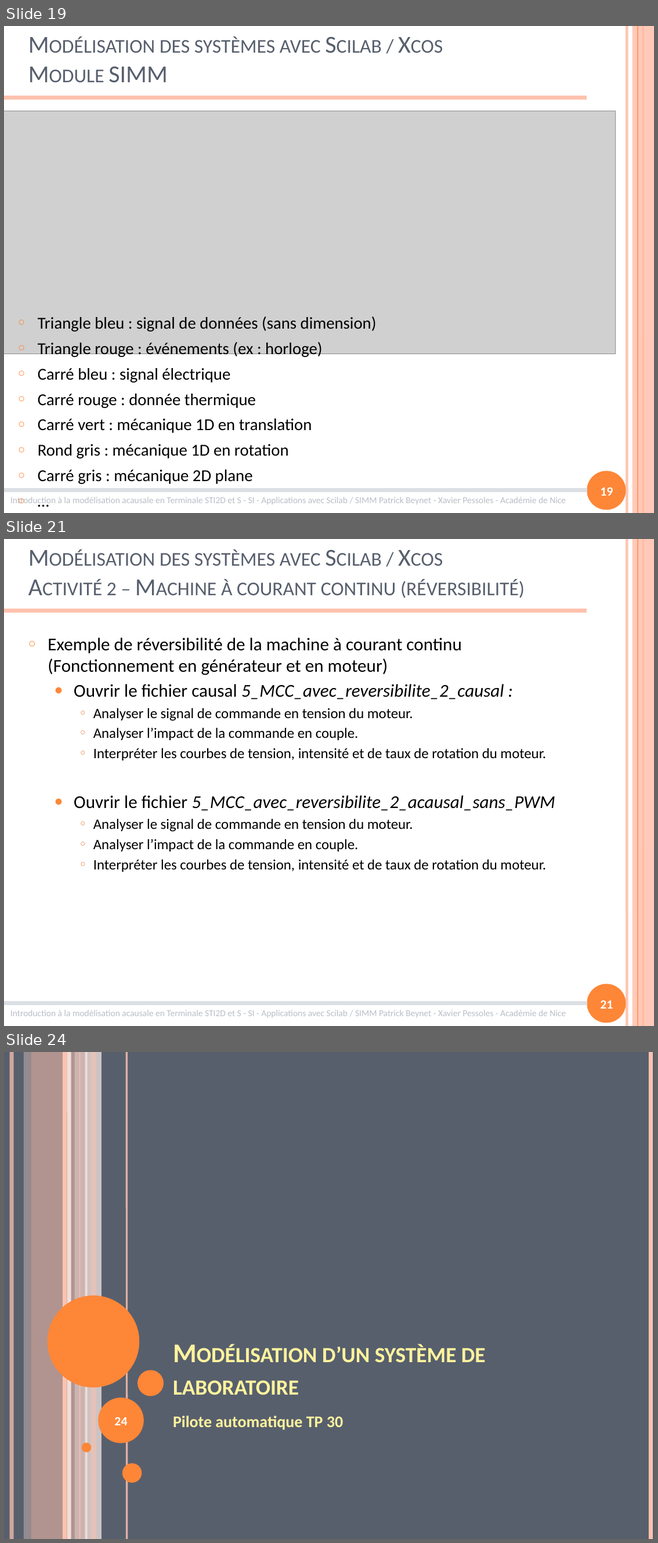
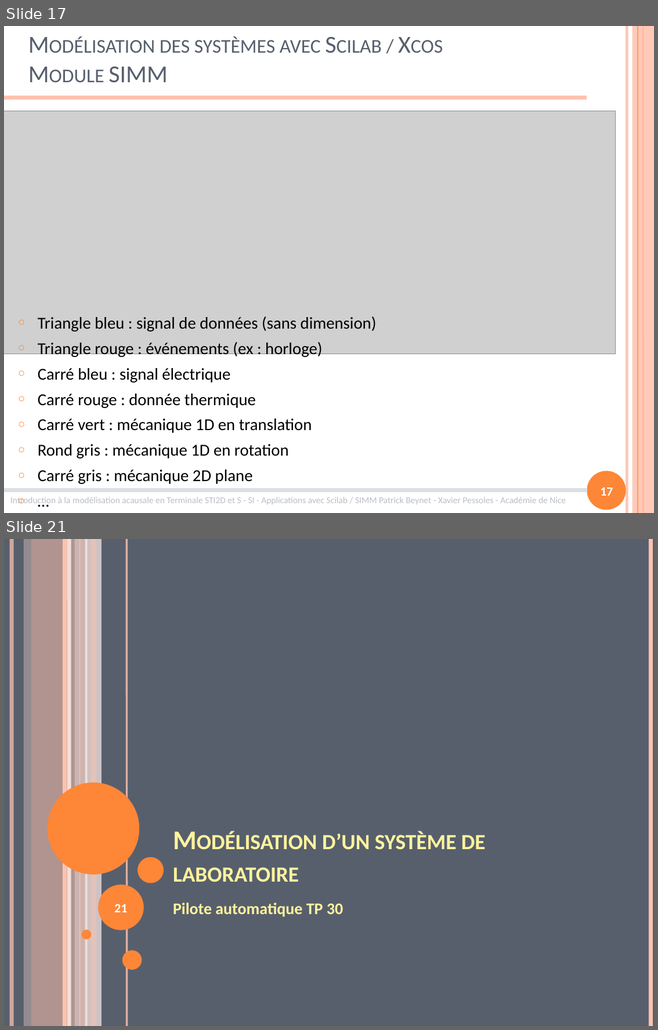
Before and after one commit to xpessoles/Formations, a slide deck: ModelisationMultiphysique/ModelisationMultiphysique.pptx. Shown one above the other, each under a label of ours: slides 19, 21 and 24 before the commit, slides 17 and 21 after it; the slides between them are not shown. The pictures are 658x1543 and 658x1030 pixels, drawn with LibreOffice and Linux fonts; fonts in the diff are those of the drawing; grey boxes stand for pictures. Boxes give left, top, right and bottom in pixels: in the first picture for what was removed or moved away, otherwise in the second. Text is boxed around its words. In the diff, an @@ line names an element or a change of style, - is before the commit and + after.

```diff
--- a/ModelisationMultiphysique/ModelisationMultiphysique.pptx
+++ b/ModelisationMultiphysique/ModelisationMultiphysique.pptx
@@ slide 21 removed at (4,539,654,1026), background #FFFFFF; not listed: 8 template elements that a slide beside it also shows @@
@@ title removed at (107,550,524,598) @@
-Modélisation des systèmes avec Scilab / Xcos
-Activité 2 – Machine à courant continu (réversibilité)
@@ text removed at (48,638,555,872) @@
-○ Exemple de réversibilité de la machine à courant continu (Fonctionnement en générateur et en moteur)
-  ● Ouvrir le fichier causal 5_MCC_avec_reversibilite_2_causal :
-    ○ Analyser le signal de commande en tension du moteur.
-    ○ Analyser l’impact de la commande en couple.
-    ○ Interpréter les courbes de tension, intensité et de taux de rotation du moteur.
-  ● Ouvrir le fichier 5_MCC_avec_reversibilite_2_acausal_sans_PWM
-    ○ Analyser le signal de commande en tension du moteur.
-    ○ Analyser l’impact de la commande en couple.
-    ○ Interpréter les courbes de tension, intensité et de taux de rotation du moteur.
@@ page number removed at (600,1000,612,1009) @@
-21
@@ what was slide 19 is now slide 17 @@
@@ page number at (600,488,612,496): text changed @@
-19
+17
@@ what was slide 24 is now slide 21 @@
@@ page number at (114,904,127,913): text changed @@
-24
+21
```
Also in this commit, not shown: 5 slides changed, 1 slide added, 4 other slides removed, 5 other files.
